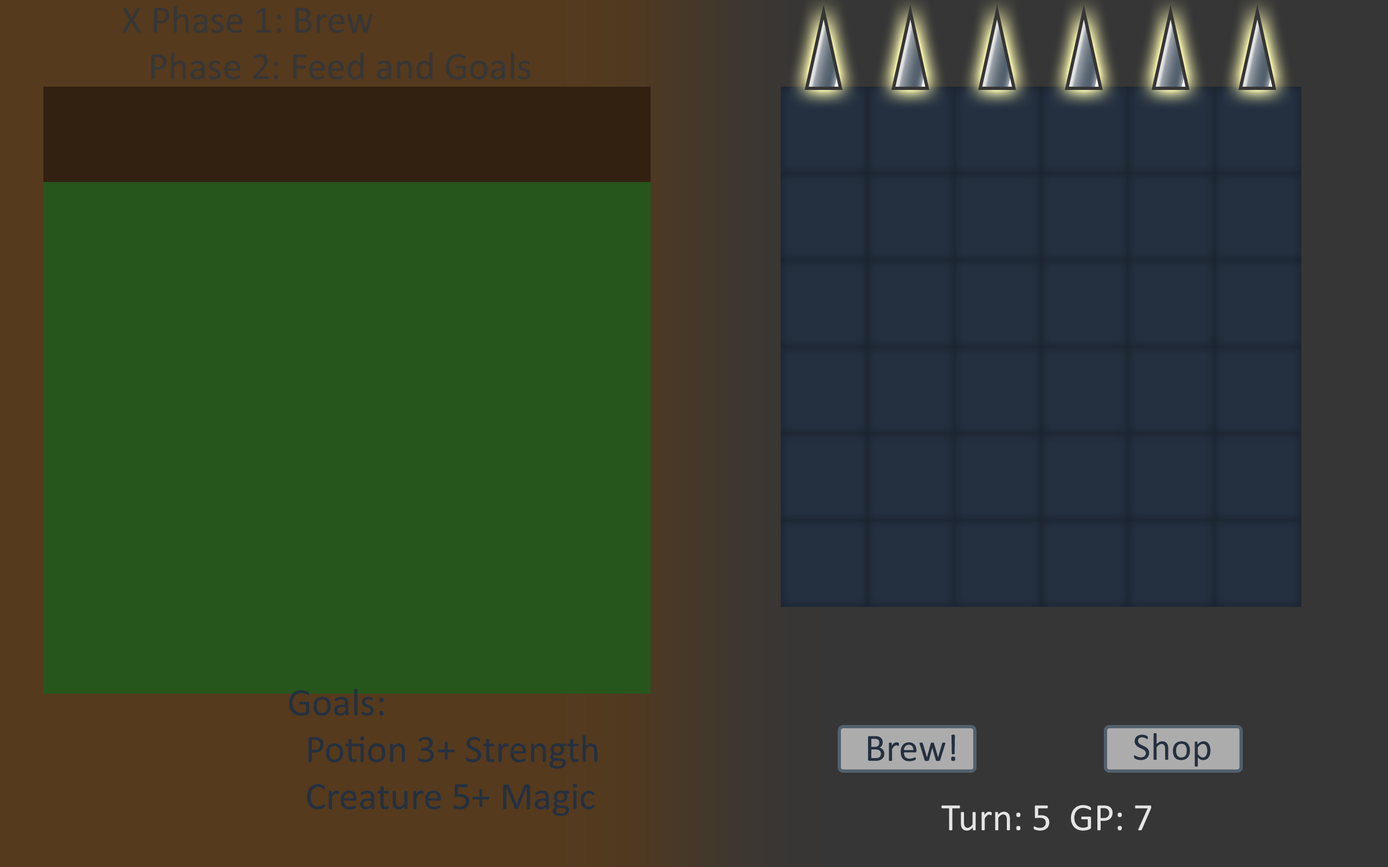
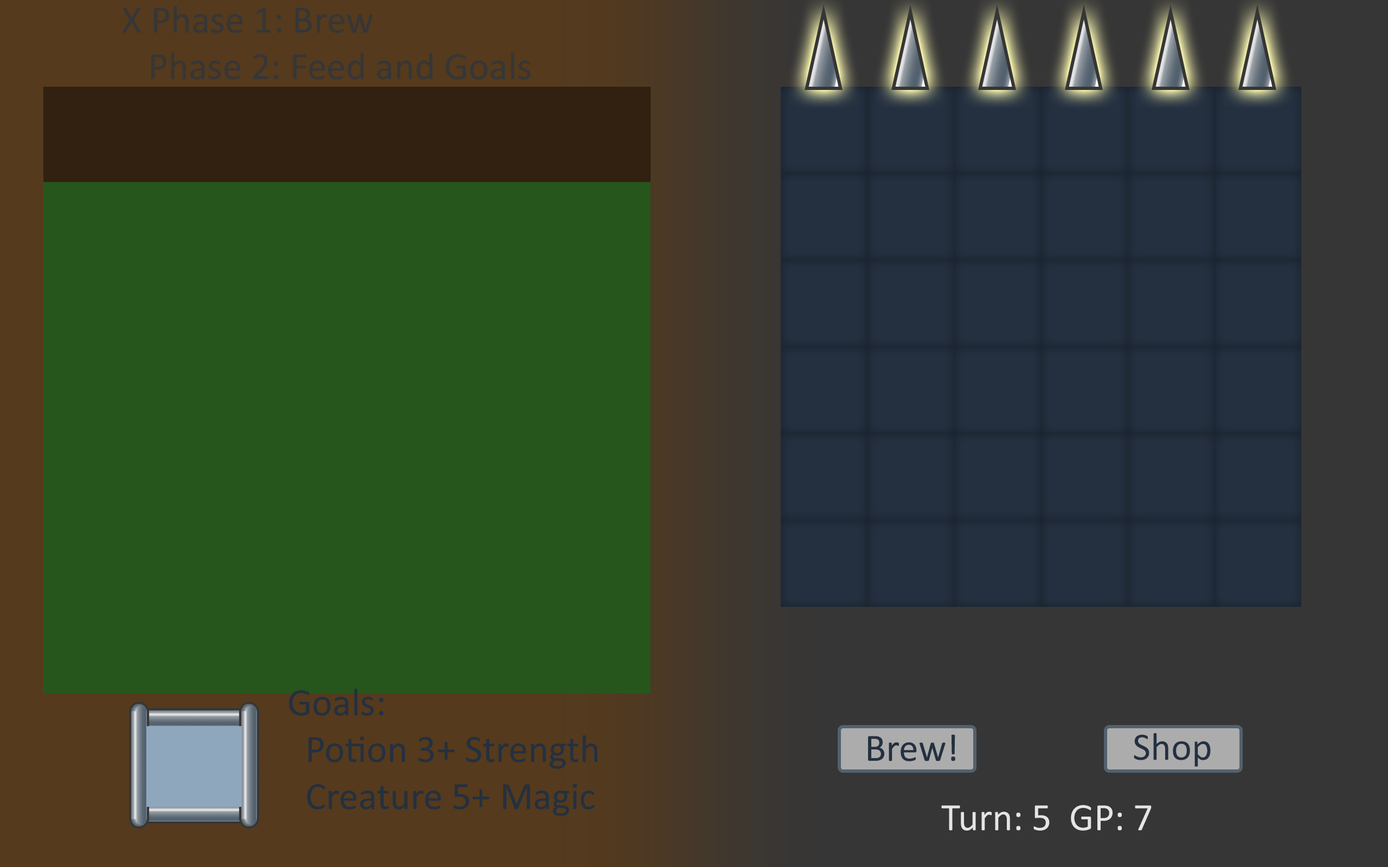
Layered file, before and after one edit (1388x867). Changes by layer:
added group "Panel" with 5 layers above "Pets" over [129, 701, 260, 829]
added layer "Layer 7" in group "Panel" over [146, 726, 242, 808]
added layer "LStand copy 3" in group "Panel" over [239, 701, 260, 829]
added layer "LStand copy 2" in group "Panel" over [129, 701, 150, 829]
added layer "LStand copy 5" in group "Panel" over [143, 708, 243, 729]
added layer "LStand copy 4" in group "Panel" over [143, 803, 243, 824]
